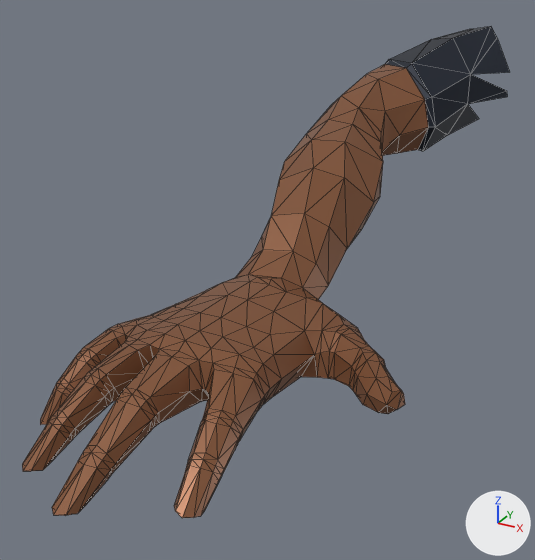
The glTF model public/assets/characters/kartik-arm.glb, before and after one commit.
One viewpoint serves both versions: a 50 mm lens placed at (0.259, -0.423, 0.255), pointed at (-0.02, 0.085, 0.001). Arrows for +X, +Y and +Z are at lower right; the lights stay in place. The first picture is the older version. Mesh edges are drawn as thin lines. Vertices at exactly the same position are counted once.

In view in the first picture: 'KartikArm'.
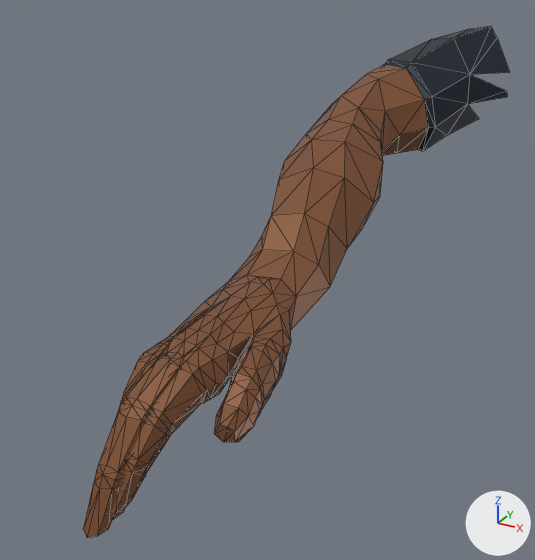
Boxes (x1, y1, x2, y2) around the edits, measured in the pictures (535 x 560 px):
'KartikArm', reshaped, moved, rescaled (12% narrower): before (22, 26, 510, 518); after (83, 26, 510, 537)

The change, as a diff of the scene's bpy script:
```diff
--- a/public/assets/characters/kartik-arm.glb.py
+++ b/public/assets/characters/kartik-arm.glb.py
@@ me_casual2_body_001 @@
 # used by ob_kartikarm; location = (0.0216, 0.1336, 0.0667); scale = (0.321, 0.321, 0.321)
-me_casual2_body_001.from_pydata(...)  # 550 vertices, 1082 faces; spans x -0.37..0.37, y -1.0..1.0, z -0.37..0.37
+me_casual2_body_001.from_pydata(...)  # 550 vertices, 1082 faces; spans x -0.27..0.27, y -1.0..1.0, z -0.43..0.43
+# me_casual2_body_001 part 1: 550 of 550 vertices moved; they spanned x -0.37..0.37, y -1.0..1.0, z -0.37..0.37 and now span x -0.27..0.27, y -1.0..1.0, z -0.43..0.43; mean shift (0.02, -0.09, 0.02)
 me_casual2_body_001.materials.append(mat_lightbrown)
@@ ob_kartikarm @@
 ob_kartikarm = bpy.data.objects.new('KartikArm', me_casual2_body_001)
-ob_kartikarm.location = (0.0216, 0.1336, 0.0667)
-ob_kartikarm.scale = (0.321, 0.321, 0.321)
+ob_kartikarm.location = (0.0137, 0.1452, 0.0532)
+ob_kartikarm.scale = (0.31, 0.31, 0.31)
```
